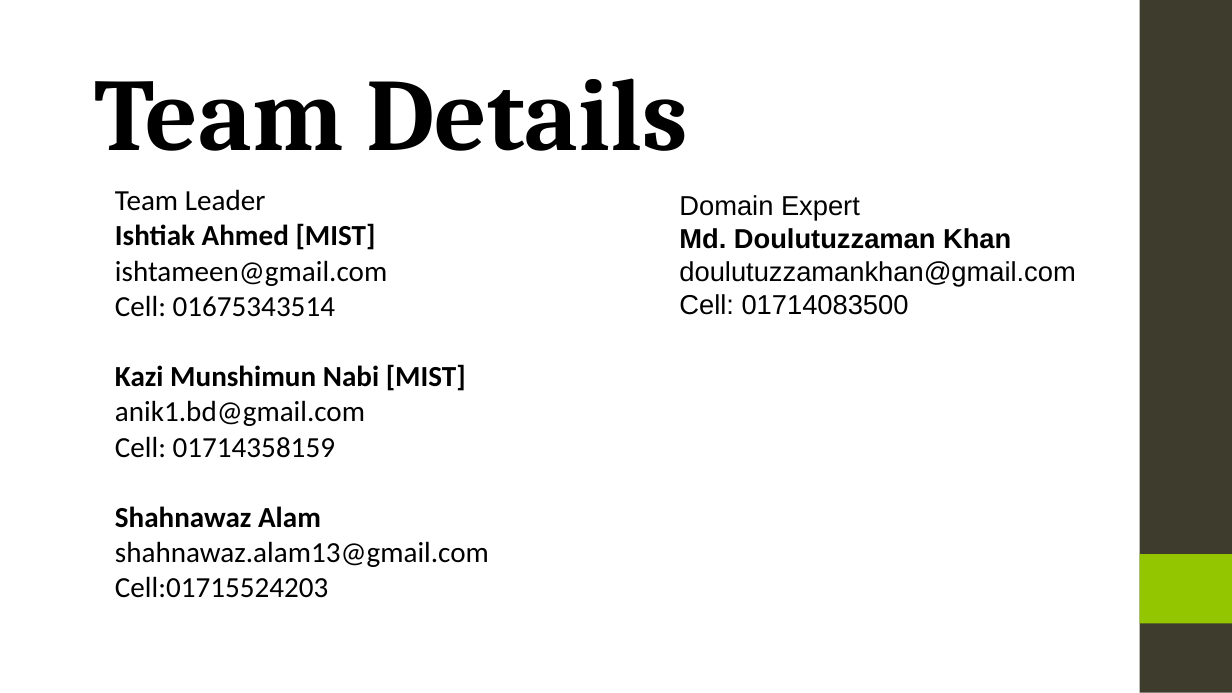
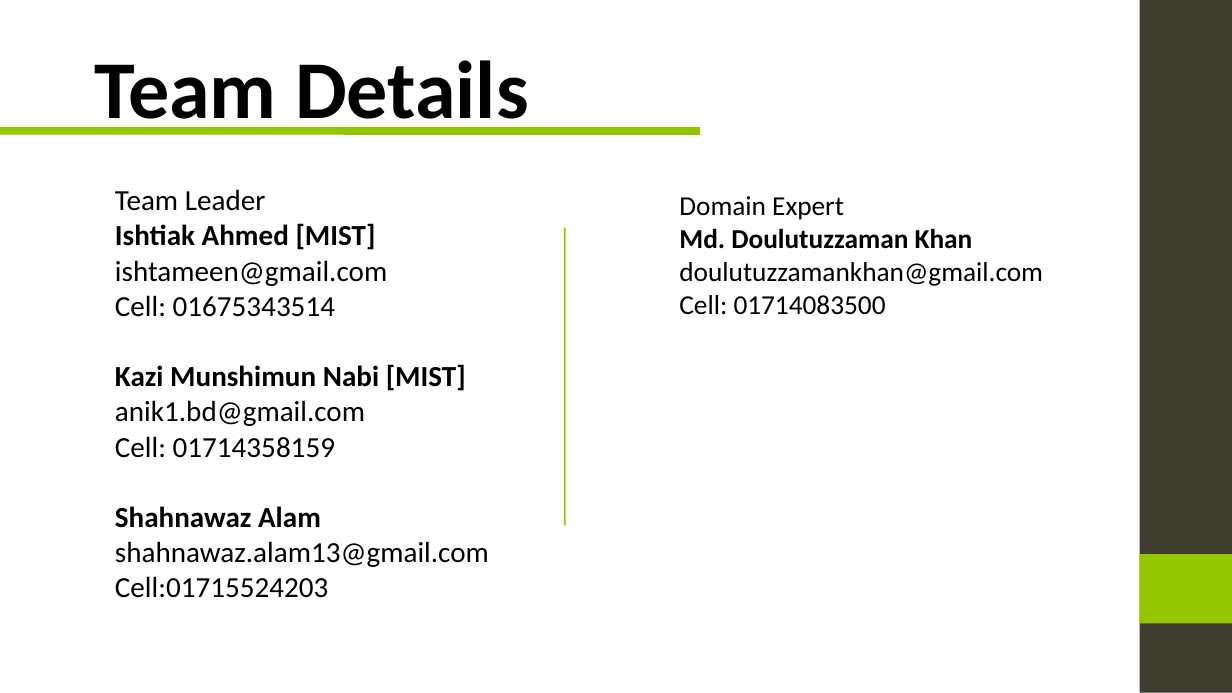
Before and after one commit to ServiceInnovationCamp/Group23, a slide deck: slide 10 of Team 23.ppt (slide 8 before the commit). Drawn at 1232x693 pixels with LibreOffice and Linux fonts; fonts in the diff are those of the drawing; background and template pictures are left out. Boxes give left, top, right and bottom in pixels: in the first picture for what was removed or moved away, otherwise in the second. Text is boxed around its words. In the diff, an @@ line names an element or a change of style, - is before the commit and + after.

```diff
--- a/Team 23.ppt
+++ b/Team 23.ppt
@@ title "Team Details" at (94,60,529,135): size 60 to 48 pt, font Cambria to Calibri @@
@@ line added from (0, 131) to (700, 131), #94C600 4.51 pt @@
@@ text "Domain Expert" at (679,196,1043,315): font Arial to Calibri @@
@@ line added from (564, 228) to (564, 526), #94C600 0.99 pt @@
```
Also in this commit, not shown: 4 other slides changed, 5 slides added, 3 slides removed.
